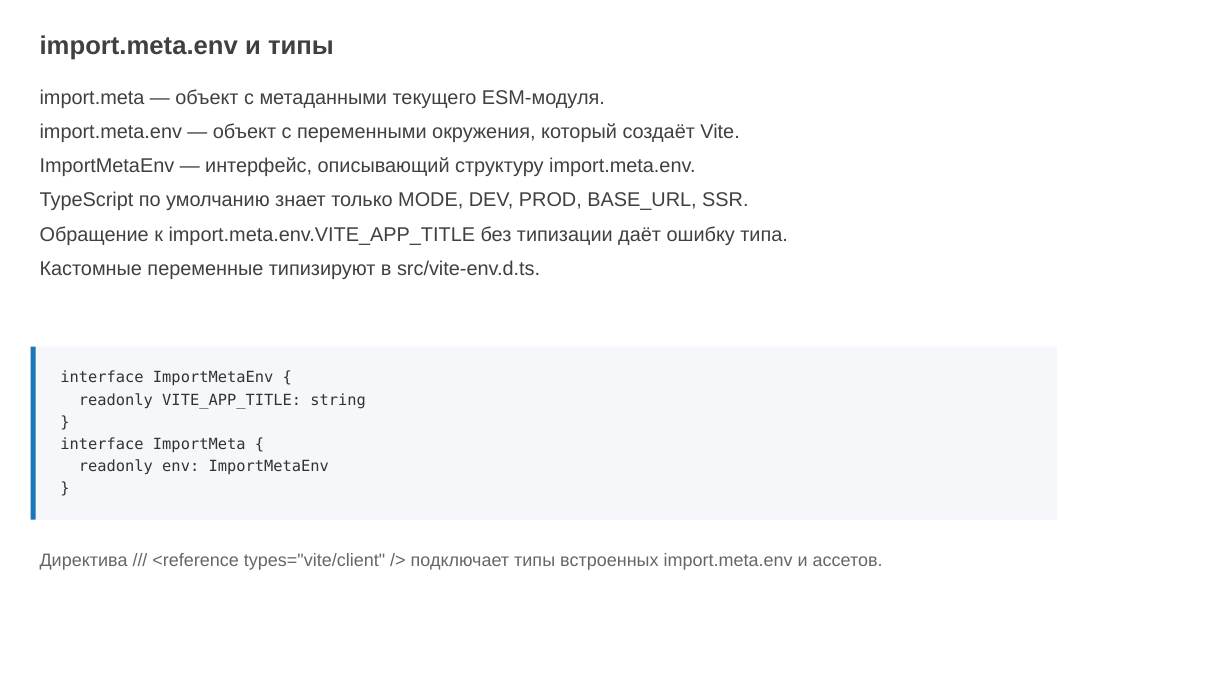
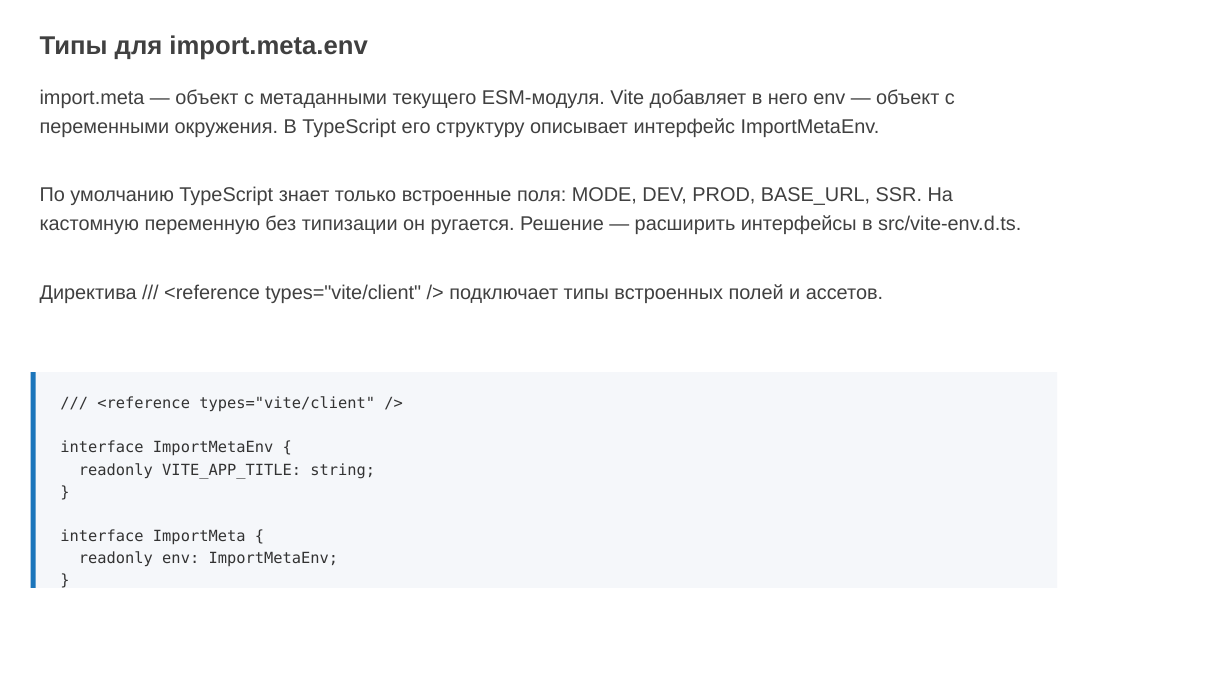
Before and after one commit to ErnandesDaniel/mephi-higher-engineering-school-lectures, a slide deck: slide 15 of lecture-1/modern-frontend-tooling.pptx (slide 14 before the commit). Drawn at 1232x693 pixels with LibreOffice and Linux fonts; fonts in the diff are those of the drawing; background and template pictures are left out. Boxes give left, top, right and bottom in pixels: in the first picture for what was removed or moved away, otherwise in the second. Text is boxed around its words. In the diff, an @@ line names an element or a change of style, - is before the commit and + after.

```diff
--- a/lecture-1/modern-frontend-tooling.pptx
+++ b/lecture-1/modern-frontend-tooling.pptx
@@ text at <box>40,35,367,60</box>: text changed @@
-import.meta.env и типы
+Типы для import.meta.env
@@ text at <box>40,89,1021,303</box>: text changed @@
-import.meta — объект с метаданными текущего ESM-модуля.
-import.meta.env — объект с переменными окружения, который создаёт Vite.
-ImportMetaEnv — интерфейс, описывающий структуру import.meta.env.
-TypeScript по умолчанию знает только MODE, DEV, PROD, BASE_URL, SSR.
-Обращение к import.meta.env.VITE_APP_TITLE без типизации даёт ошибку типа.
-Кастомные переменные типизируют в src/vite-env.d.ts.
+import.meta — объект с метаданными текущего ESM-модуля. Vite добавляет в него env — объект с переменными окружения. В TypeScript его структуру описывает интерфейс ImportMetaEnv.
+По умолчанию TypeScript знает только встроенные поля: MODE, DEV, PROD, BASE_URL, SSR. На кастомную переменную без типизации он ругается. Решение — расширить интерфейсы в src/vite-env.d.ts.
+Директива /// <reference types="vite/client" /> подключает типы встроенных полей и ассетов.
@@ rectangle: place and size @@
-rectangle at <box>30,347,1057,520</box>
+rectangle at <box>30,372,1057,588</box>
@@ rectangle: place and size @@
-rectangle at <box>30,347,36,520</box>
+rectangle at <box>30,372,36,588</box>
@@ text "/// <reference types="vite/client" />": place and size @@
-text "/// <reference types="vite/client" />" at <box>60,370,366,475</box>
+text "/// <reference types="vite/client" />" at <box>60,396,375,567</box>
@@ text at <box>97,396,375,412</box>: paragraph added @@
+/// <reference types="vite/client" />
@@ text at <box>79,463,375,479</box>: text changed @@
-readonly VITE_APP_TITLE: string
+readonly VITE_APP_TITLE: string;
@@ text removed at <box>40,553,883,570</box> @@
-Директива /// <reference types="vite/client" /> подключает типы встроенных import.meta.env и ассетов.
@@ text at <box>79,551,339,567</box>: text changed @@
-readonly env: ImportMetaEnv
+readonly env: ImportMetaEnv;
```
Also in this commit, not shown: 22 other slides changed, 5 slides added, 8 slides removed, 1 other file.
